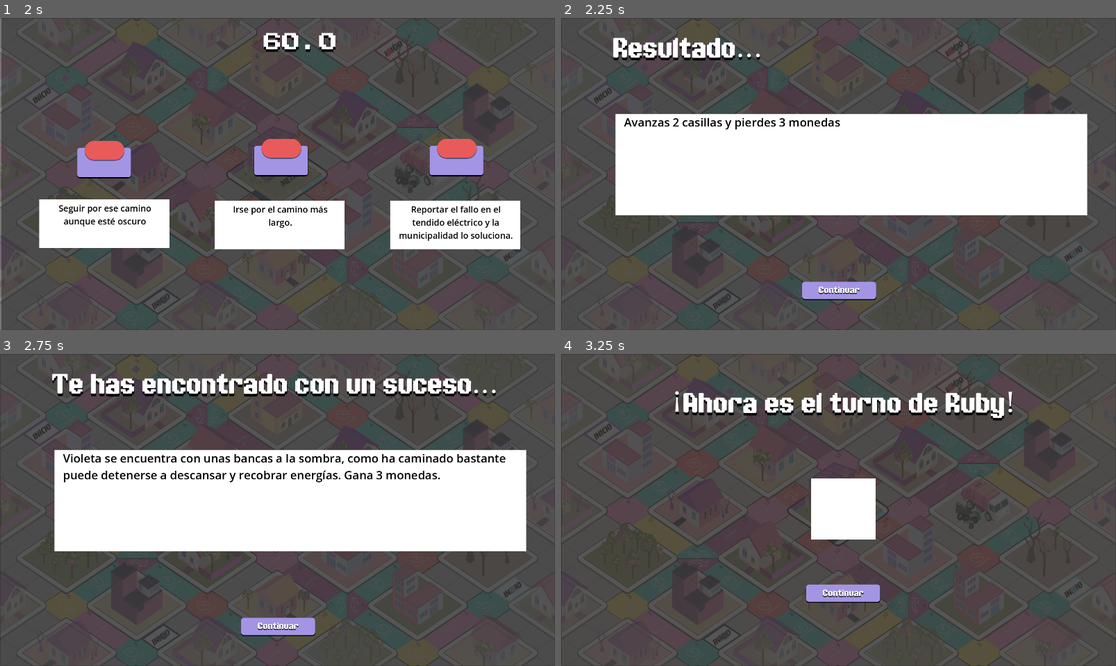
Above: before the commit, frames 1-4 (two rows, left to right).
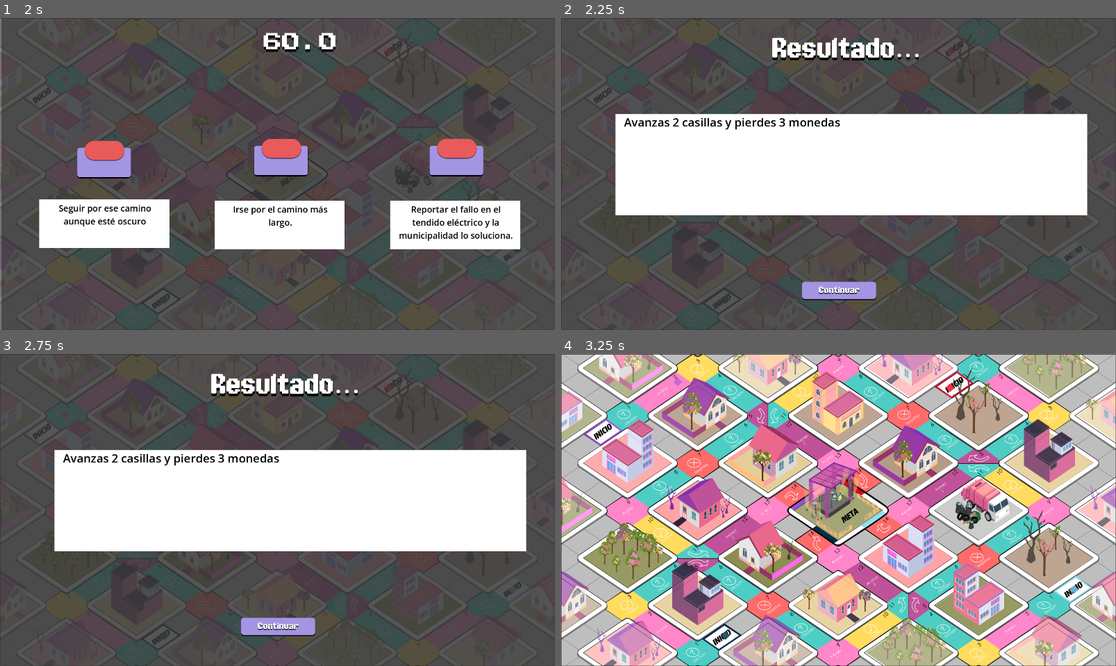
Above: after the commit, the same moments.

Repository: AleML1024/Ciudad-Magenta
Game: Godot game, scene res://Main.tscn
Two runs of this game, one before a commit and one after it. Both use one fixed random seed, a clock stepped at 60 frames per second and the inputs below.
Inputs (mouse positions are in pixels of both pictures, inside the frame that each line leads up to):
- Up to frame 1 (2 s): click "Continuar" at 0.5 s; click "Continuar" at 1.25 s
- Up to frame 2 (2.25 s): click (666, 149) at 2.02 s
- Up to frame 3 (2.75 s): no input
- Up to frame 4 (3.25 s): click "Continuar" at 2.75 s

Frame 1 is identical in both runs. In frame 2, 2.2% of the frame differs, in the area x 9-65%, y 6-14%; in frame 3, 5.0%; in frame 4, 97%, in the area x 0-100%, y 0-100%.

Commit message:
Pantalla de resultado lista

Diff:
--- a/TextScreen.tscn
+++ b/TextScreen.tscn
@@ -65,6 +65,7 @@
 offset_bottom = 0.1599884
 text = "Te has encontrado con un problema..."
 label_settings = ExtResource("1_c27dv")
+horizontal_alignment = 1
 
 [node name="Button" type="Button" parent="Control/Panel"]
 layout_mode = 1
--- a/game_manager.gd
+++ b/game_manager.gd
@@ -108,18 +108,27 @@
 
 	$DecisionOptionsScreen.visible = false
 	waiting_for_decision = false
-	player.has_pending_decision = false
+
+	pending_result = result
+
+	# mostrar pantalla de resultado
+	text_screen.show_screen(result["text"], "result")
 	$TextScreen.visible = true
-	text_screen.show_screen(result["text"], "result")
-
-	if result.has("coins"):
-		player.add_coins(result["coins"])
-
-	if result.has("move"):
-		await player.move_steps(result["move"])
 
 func _on_result_continue():
 	$TextScreen.visible = false
+
+	var player = players[current_player_index]
+
+	if pending_result.has("coins"):
+		player.add_coins(pending_result["coins"])
+
+	if pending_result.has("move") and pending_result["move"] != 0:
+		await player.move_steps(pending_result["move"])
+	else:
+		end_turn()
+
+	pending_result = {}
 
 func _on_decision_timeout():
 	$DecisionOptionsScreen.visible = false
